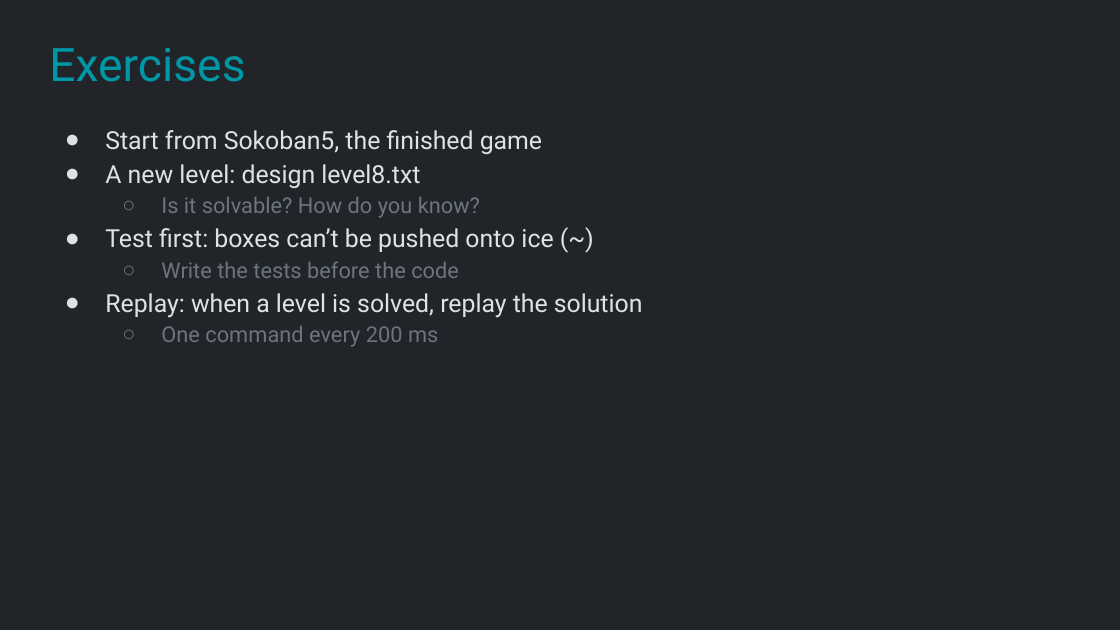
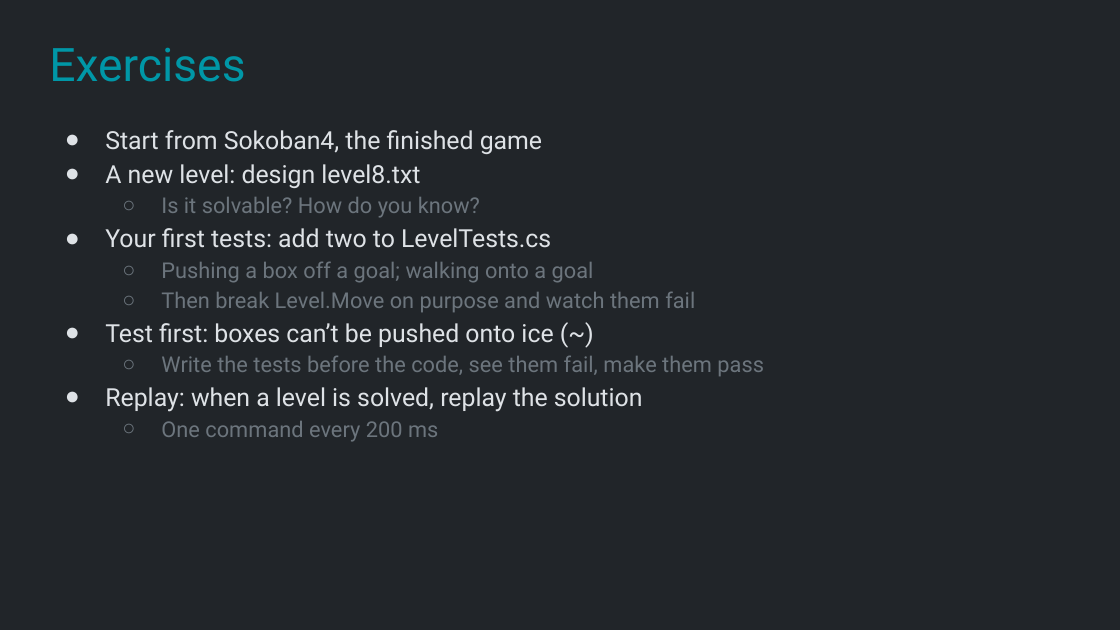
Before and after one commit to Metamate/gar, a slide deck: slide 29 of slides/04 Sokoban.pptx (slide 25 before the commit). Drawn at 1120x630 pixels with LibreOffice and Linux fonts; fonts in the diff are those of the drawing. Boxes give left, top, right and bottom in pixels: in the first picture for what was removed or moved away, otherwise in the second. Text is boxed around its words. In the diff, an @@ line names an element or a change of style, - is before the commit and + after.

```diff
--- a/slides/04 Sokoban.pptx
+++ b/slides/04 Sokoban.pptx
@@ text at <box>105,130,542,154</box>: text changed @@
-● Start from Sokoban5, the finished game
+● Start from Sokoban4, the finished game
@@ text at <box>105,228,695,312</box>: paragraphs added @@
+● Your first tests: add two to LevelTests.cs
+  ○ Pushing a box off a goal; walking onto a goal
+  ○ Then break Level.Move on purpose and watch them fail
@@ text at <box>161,355,764,376</box>: text changed @@
-  ○ Write the tests before the code
+  ○ Write the tests before the code, see them fail, make them pass
```
Also in this commit, not shown: 8 other slides changed, 4 slides added, 1 other file.
